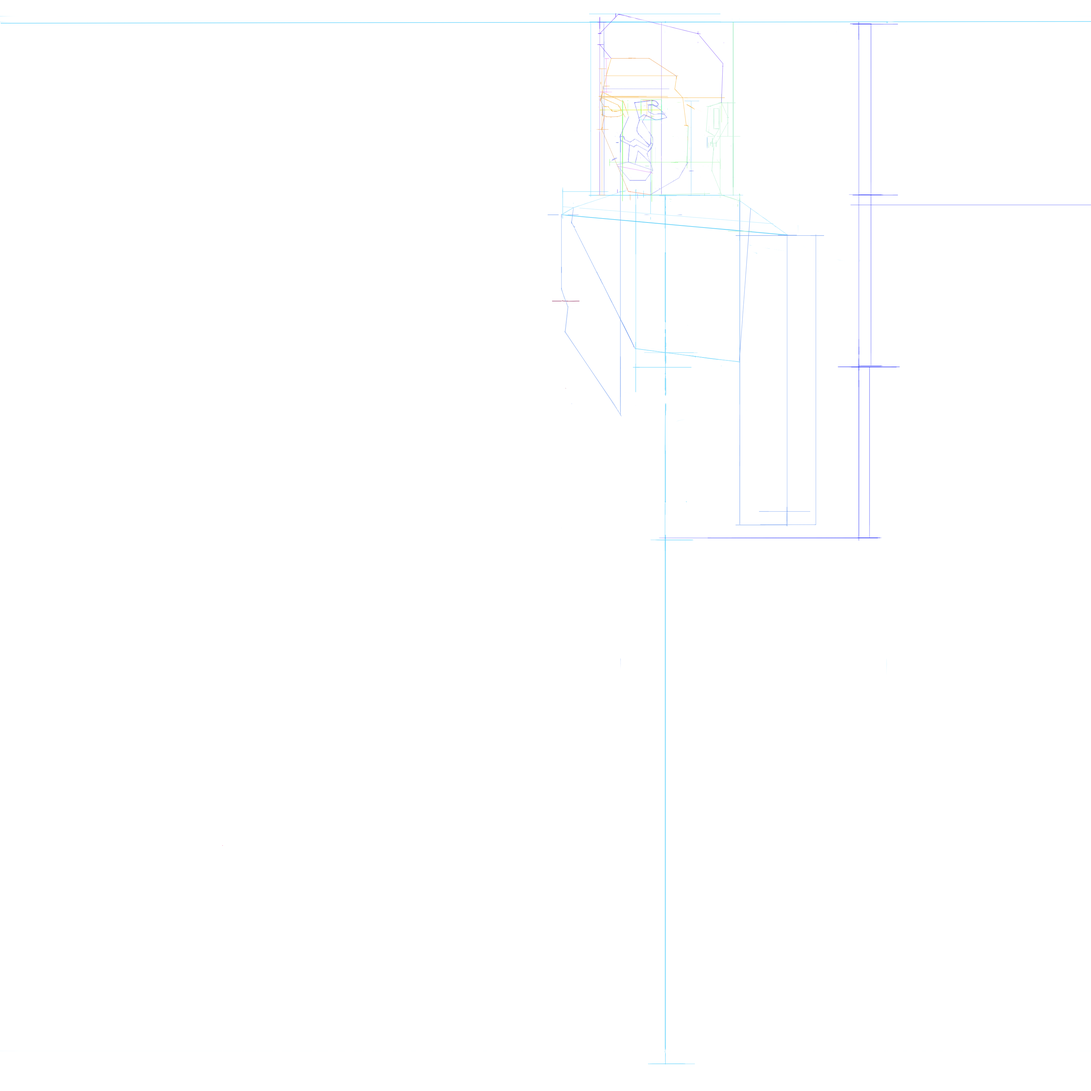
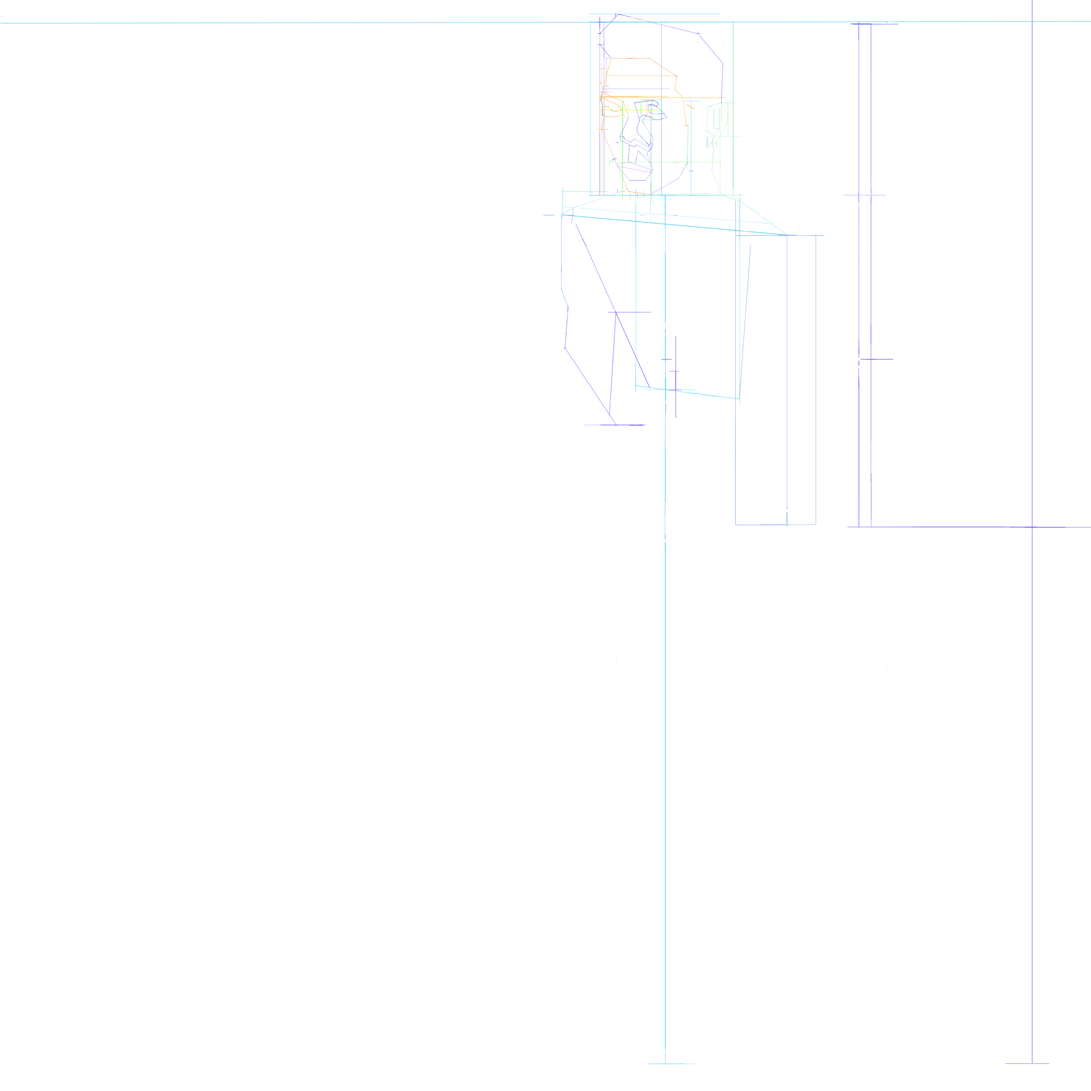
The second w=1091, h=1091 image is a revision of the first. Changes to its layers:
added layer "Layer 155" above "Layer 154" over [667, 370, 682, 391]
added layer "Layer 152" above "Layer 151" over [563, 347, 617, 427]
added layer "Layer 151" above "Layer 149" over [600, 424, 641, 426]
added layer "Layer 149" above "Layer 120" over [584, 311, 652, 427]
painted on "Layer 119" over [658, 76, 1091, 542]
painted on "Layer 129" over [759, 509, 811, 513]
painted on "Layer 137" over [564, 306, 623, 471]
added layer "Layer 156" above "Layer 128" over [609, 312, 617, 416]
painted on "Layer 128" over [543, 134, 871, 670]
added layer "Layer 146" above "Layer 153" over [1005, 0, 1091, 1065]
renamed "Layer 143" to "Layer 153", moved it above "Layer 127", painted on it over [575, 224, 747, 433]
painted on "Layer 127" over [570, 207, 752, 406]
painted on "Trục TQ" over [633, 366, 1036, 543]
